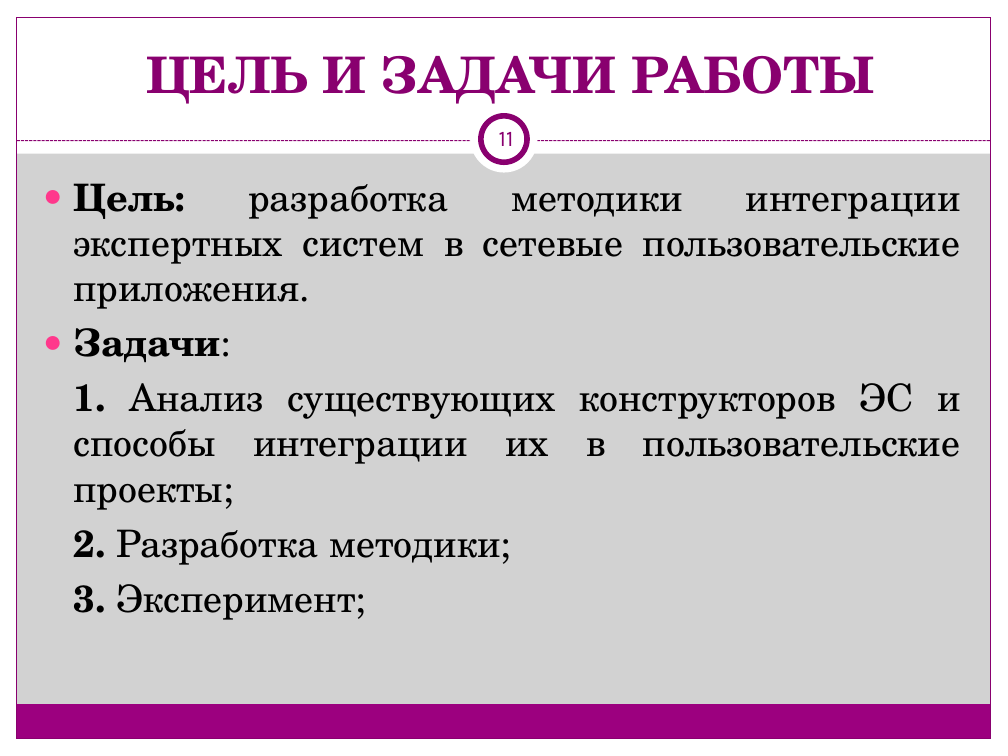
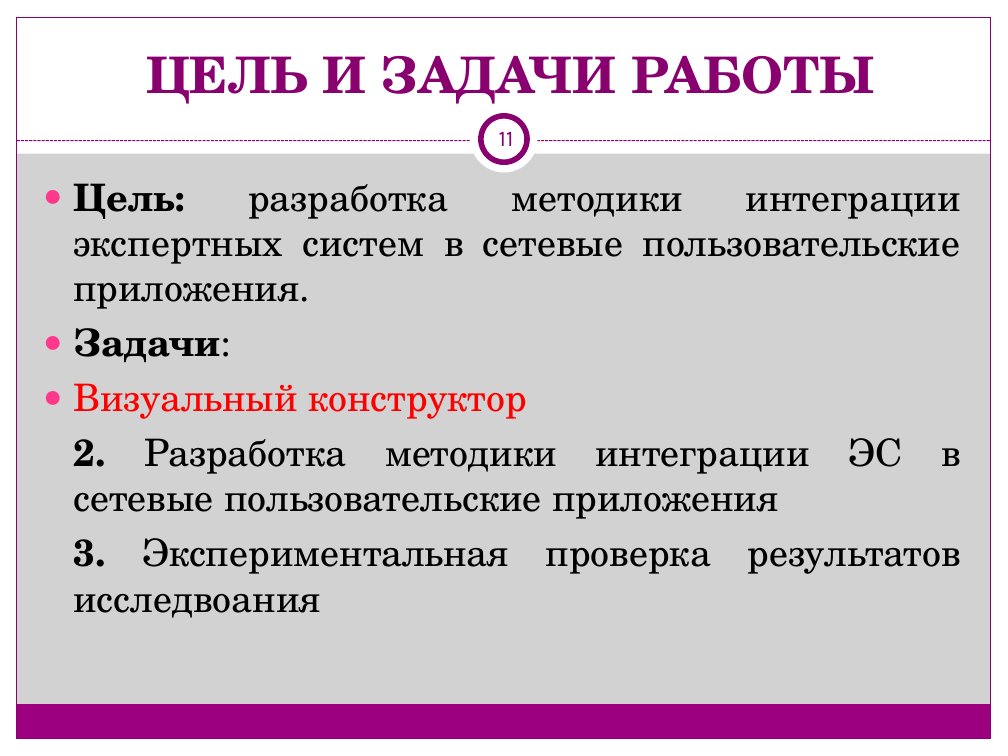
Before and after one commit to tyomka896/flm_react, a slide deck: slide 11 of presentation2206.ppt. Drawn at 1008x756 pixels with LibreOffice and Linux fonts; fonts in the diff are those of the drawing. Boxes give left, top, right and bottom in pixels: in the first picture for what was removed or moved away, otherwise in the second. Text is boxed around its words. In the diff, an @@ line names an element or a change of style, - is before the commit and + after.

```diff
--- a/presentation2206.ppt
+++ b/presentation2206.ppt
@@ text at bbox=[73, 383, 961, 618]: text changed @@
-  1. Анализ существующих конструкторов ЭС и способы интеграции их в пользовательские проекты;
-  2. Разработка методики;
-  3. Эксперимент;
+● Визуальный конструктор
+  2. Разработка методики интеграции ЭС в сетевые пользовательские приложения
+  3. Экспериментальная проверка результатов исследвоания
```
Also in this commit, not shown: 9 other slides changed.
